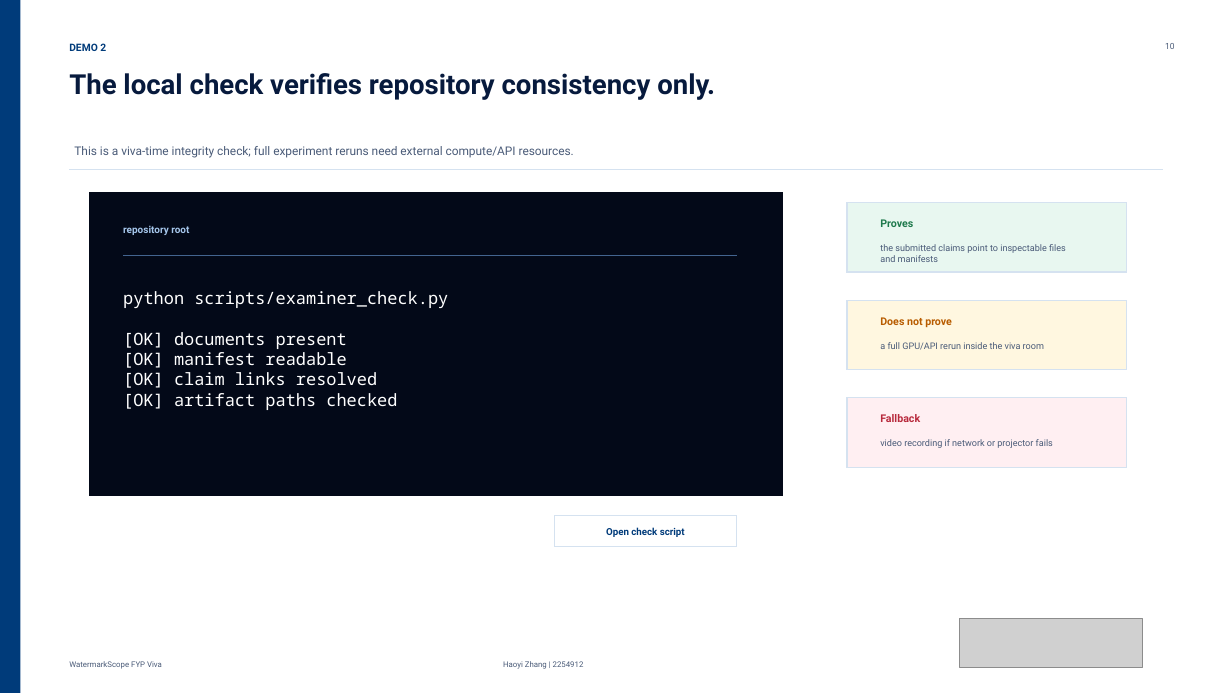
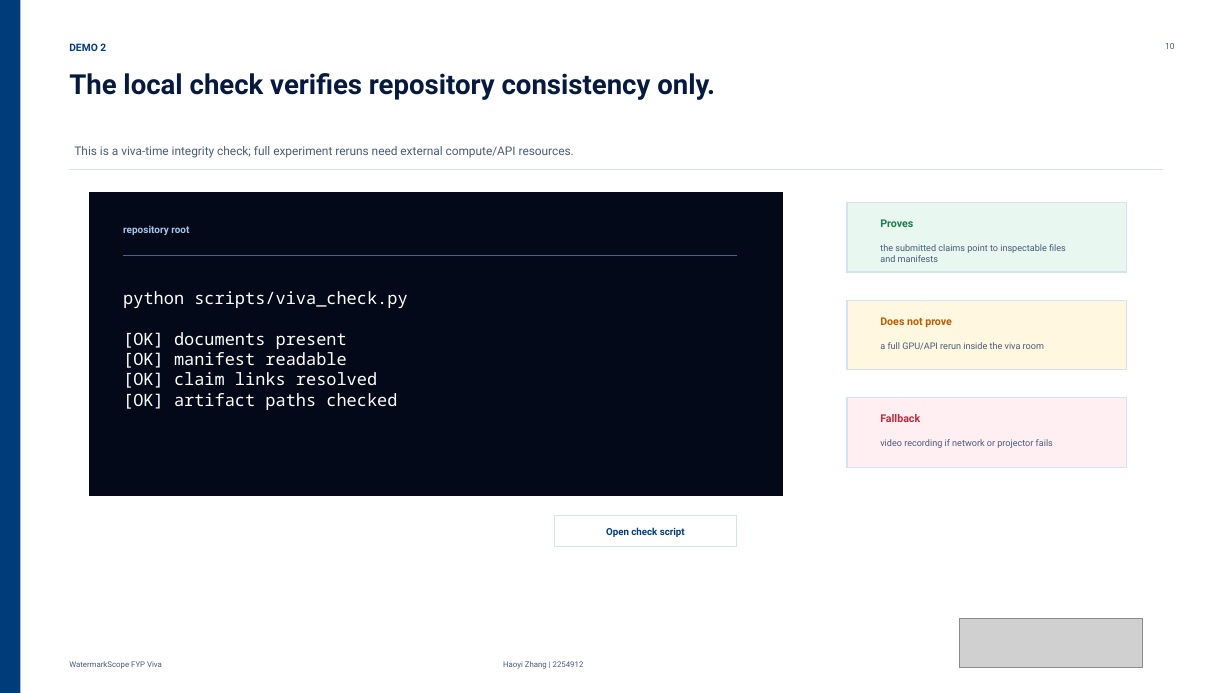
Before and after one commit to Haoyi-Zhang/WatermarkScope, a slide deck: slide 10 of docs/WatermarkScope_FYP_Viva.pptx. Drawn at 1232x693 pixels with LibreOffice and Linux fonts; fonts in the diff are those of the drawing; grey boxes stand for pictures. Boxes give left, top, right and bottom in pixels: in the first picture for what was removed or moved away, otherwise in the second. Text is boxed around its words. In the diff, an @@ line names an element or a change of style, - is before the commit and + after.

Commit message:
Refine viva presentation result slide

```diff
--- a/docs/WatermarkScope_FYP_Viva.pptx
+++ b/docs/WatermarkScope_FYP_Viva.pptx
@@ text at bbox=[123, 291, 407, 410]: text changed @@
-python scripts/examiner_check.py
-[OK] documents present
-[OK] manifest readable
-[OK] claim links resolved
-[OK] artifact paths checked
+python scripts/viva_check.py
+[OK] documents present
+[OK] manifest readable
+[OK] claim links resolved
+[OK] artifact paths checked
```
Also in this commit, not shown: 1 other slide changed, 2 other files.
